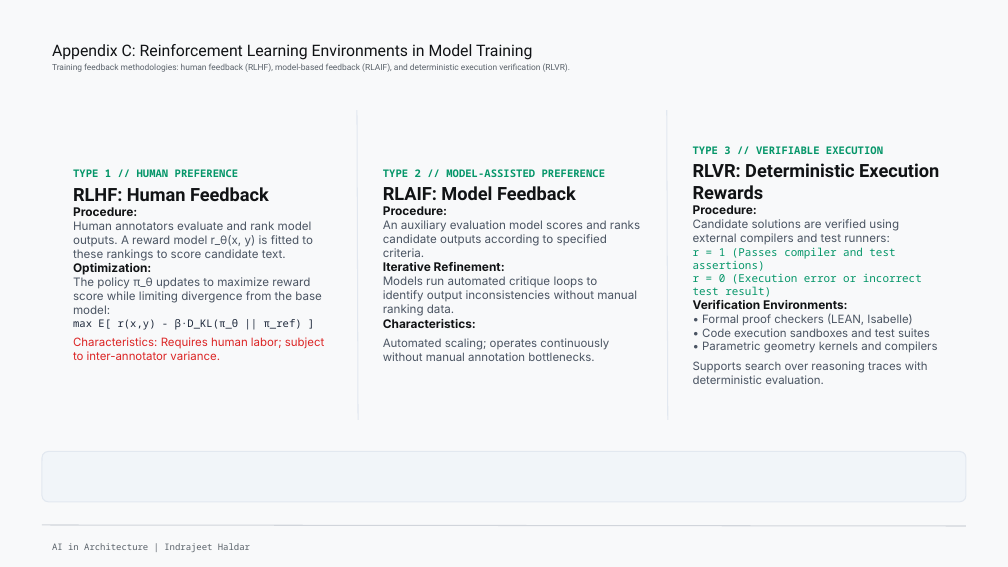
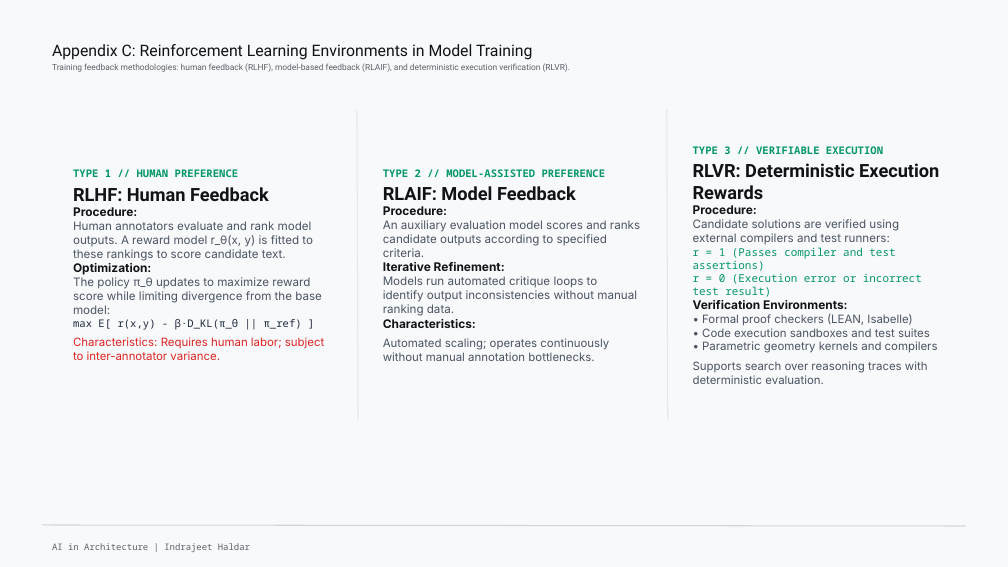
Before and after one commit to range-et/AI_arch_resources, a slide deck: slide 58 of AI in Architecture - Presentation.pptx. Drawn at 1008x567 pixels with LibreOffice and Linux fonts; fonts in the diff are those of the drawing. Boxes give left, top, right and bottom in pixels: in the first picture for what was removed or moved away, otherwise in the second. Text is boxed around its words. In the diff, an @@ line names an element or a change of style, - is before the commit and + after.

Commit message:
Remove empty bottom box from the final appendix slide

```diff
--- a/AI in Architecture - Presentation.pptx
+++ b/AI in Architecture - Presentation.pptx
@@ rounded rectangle removed at <box>42,452,967,502</box> @@
```
Also in this commit, not shown: 2 other files.
